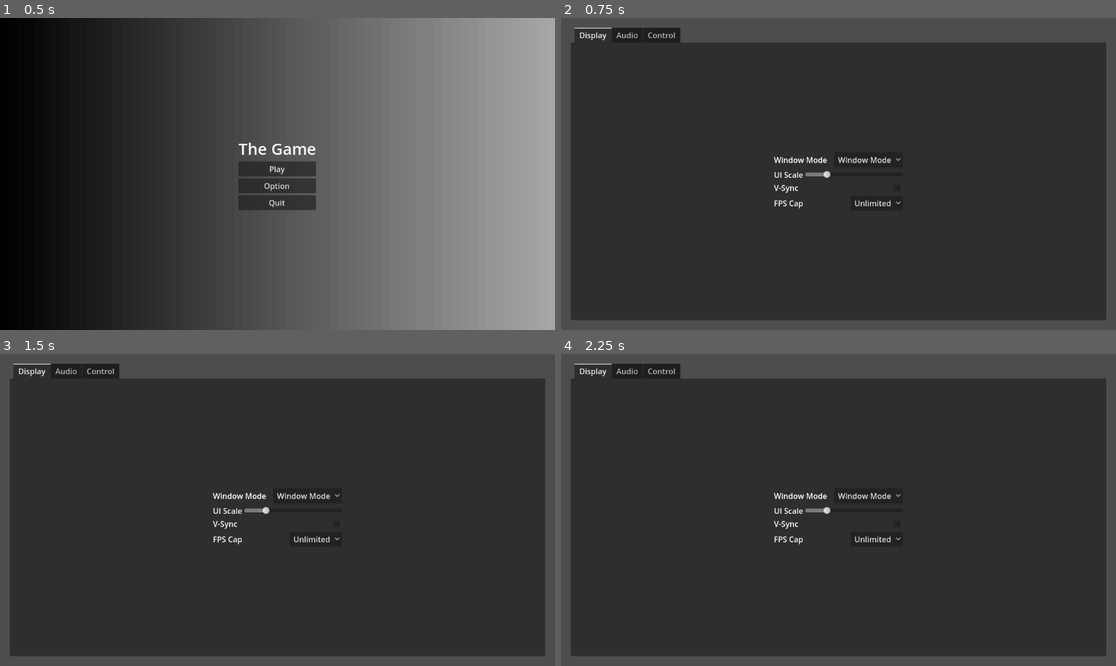
Above: before the commit, frames 1-4 (two rows, left to right).
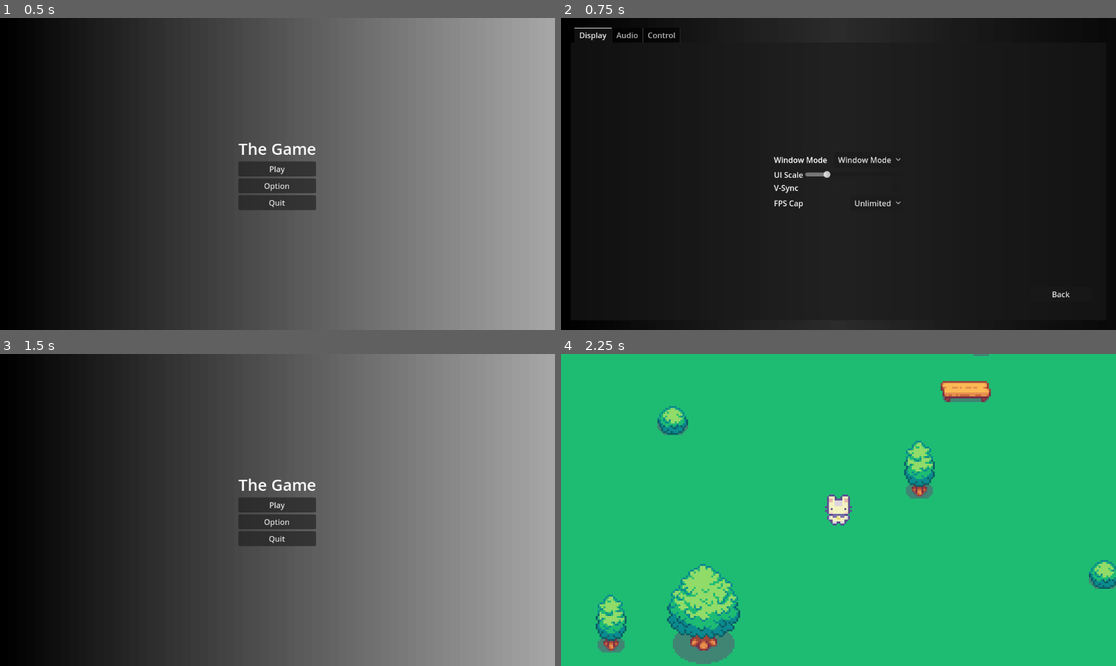
Above: after the commit, the same moments.

Repository: Sun-Cy/Projet3
Game: Godot game, scene res://scenes/main_menu.tscn
The game is run twice, just before and just after one commit, with the same random seed, the same clock (stepped at 60 frames per second) and the same inputs.
Inputs (mouse positions are in pixels of both pictures, inside the frame that each line leads up to):
- Up to frame 1 (0.5 s): no input
- Up to frame 2 (0.75 s): click "Option" at 0.5 s
- Up to frame 3 (1.5 s): click (499, 631) at 1.25 s, where only the run after the commit has a clickable "Back"
- Up to frame 4 (2.25 s): click (838, 503) at 2 s, where only the run after the commit has a clickable "Play"

Frame 1 is identical in both runs. In frame 2, 38% of the frame differs, in the area x 0-100%, y 0-100%; in frame 3, 70%; in frame 4, 100%.

Commit message:
added the option to exit the setting

Diff:
--- a/main_menu.gd
+++ b/main_menu.gd
@@ -17,7 +17,7 @@
 
 
 func _on_option_pressed() -> void:
-	get_tree().change_scene_to_packed(OPTION_SCENE)
+	%Option.visible = true
 
 
 func _on_quit_button_down() -> void:
--- a/option.gd
+++ b/option.gd
@@ -172,3 +172,7 @@
 	_set_bus_volume("UI",value)
 	settings.audio.ui = value
 	save_settings()
+
+
+func _on_back_pressed() -> void:
+	self.visible = false
--- a/scenes/main_menu.tscn
+++ b/scenes/main_menu.tscn
@@ -1,7 +1,8 @@
-[gd_scene load_steps=7 format=3 uid="uid://bnif2o14mgs3q"]
+[gd_scene load_steps=8 format=3 uid="uid://bnif2o14mgs3q"]
 
 [ext_resource type="Script" uid="uid://dsggpmha6ly60" path="res://main_menu.gd" id="1_ekxnf"]
 [ext_resource type="Texture2D" uid="uid://baxi3ov4xvmsm" path="res://asset/drop.png" id="2_bqqt6"]
+[ext_resource type="PackedScene" uid="uid://bmny8lcjl2b54" path="res://scenes/option.tscn" id="3_bqqt6"]
 
 [sub_resource type="Gradient" id="Gradient_ekxnf"]
 colors = PackedColorArray(0, 0, 0, 1, 0.6542321, 0.6542321, 0.654232, 1)
@@ -86,6 +87,13 @@
 trail_lifetime = 0.01
 process_material = SubResource("ParticleProcessMaterial_rhts7")
 
+[node name="Option" type="CanvasLayer" parent="."]
+layer = 0
+
+[node name="Option" parent="Option" instance=ExtResource("3_bqqt6")]
+unique_name_in_owner = true
+visible = false
+
 [connection signal="pressed" from="MarginContainer/CenterContainer/VBoxContainer/Play" to="." method="_on_play_pressed"]
 [connection signal="pressed" from="MarginContainer/CenterContainer/VBoxContainer/Option" to="." method="_on_option_pressed"]
 [connection signal="button_down" from="MarginContainer/CenterContainer/VBoxContainer/Quit" to="." method="_on_quit_button_down"]
--- a/scenes/option.tscn
+++ b/scenes/option.tscn
@@ -1,6 +1,13 @@
-[gd_scene load_steps=2 format=3 uid="uid://bmny8lcjl2b54"]
+[gd_scene load_steps=4 format=3 uid="uid://bmny8lcjl2b54"]
 
 [ext_resource type="Script" uid="uid://bqow3uwb30en3" path="res://option.gd" id="1_cd5v0"]
+
+[sub_resource type="Gradient" id="Gradient_qt2fl"]
+offsets = PackedFloat32Array(0, 0.5, 0.9932432)
+colors = PackedColorArray(0, 0, 0, 0.92156863, 0.1728327, 0.17283267, 0.17283267, 1, 0, 0, 0, 0.9411765)
+
+[sub_resource type="GradientTexture2D" id="GradientTexture2D_4u85i"]
+gradient = SubResource("Gradient_qt2fl")
 
 [node name="Option" type="Control"]
 layout_mode = 3
@@ -10,6 +17,15 @@
 grow_horizontal = 2
 grow_vertical = 2
 script = ExtResource("1_cd5v0")
+
+[node name="TextureRect" type="TextureRect" parent="."]
+layout_mode = 1
+anchors_preset = 15
+anchor_right = 1.0
+anchor_bottom = 1.0
+grow_horizontal = 2
+grow_vertical = 2
+texture = SubResource("GradientTexture2D_4u85i")
 
 [node name="MarginContainer" type="MarginContainer" parent="."]
 layout_mode = 1
@@ -221,6 +237,23 @@
 size_flags_vertical = 4
 text = "W"
 
+[node name="VBoxContainer" type="VBoxContainer" parent="."]
+layout_mode = 1
+anchors_preset = -1
+anchor_left = 0.8448542
+anchor_top = 0.8615926
+anchor_right = 0.9565972
+anchor_bottom = 0.91820985
+offset_left = -0.2720337
+offset_top = -0.31201172
+grow_horizontal = 0
+grow_vertical = 0
+metadata/_edit_use_anchors_ = true
+
+[node name="Back" type="Button" parent="VBoxContainer"]
+layout_mode = 2
+text = "Back"
+
 [connection signal="item_selected" from="MarginContainer/TabContainer/Display/VBoxContainer/HBoxContainer/WindowMode" to="." method="_on_window_mode_item_selected"]
 [connection signal="drag_ended" from="MarginContainer/TabContainer/Display/VBoxContainer/HBoxContainer2/UIScale" to="." method="_on_ui_scale_drag_ended"]
 [connection signal="value_changed" from="MarginContainer/TabContainer/Display/VBoxContainer/HBoxContainer2/UIScale" to="." method="_on_ui_scale_value_changed"]
@@ -230,3 +263,4 @@
 [connection signal="value_changed" from="MarginContainer/TabContainer/Audio/VBoxContainer/HBoxContainer2/MusicAudio" to="." method="_on_music_audio_value_changed"]
 [connection signal="value_changed" from="MarginContainer/TabContainer/Audio/VBoxContainer/HBoxContainer3/SFXAudio" to="." method="_on_sfx_audio_value_changed"]
 [connection signal="value_changed" from="MarginContainer/TabContainer/Audio/VBoxContainer/HBoxContainer4/UIAudio" to="." method="_on_ui_audio_value_changed"]
+[connection signal="pressed" from="VBoxContainer/Back" to="." method="_on_back_pressed"]
